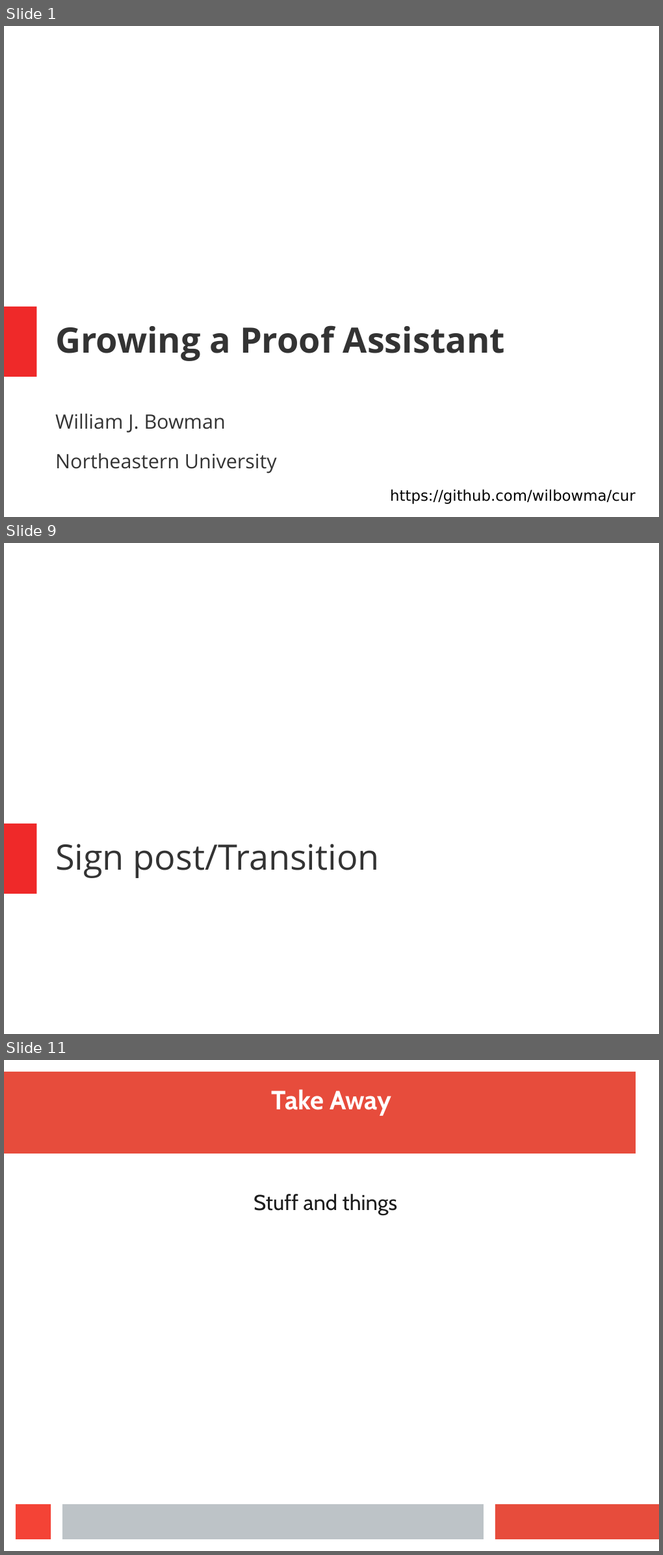
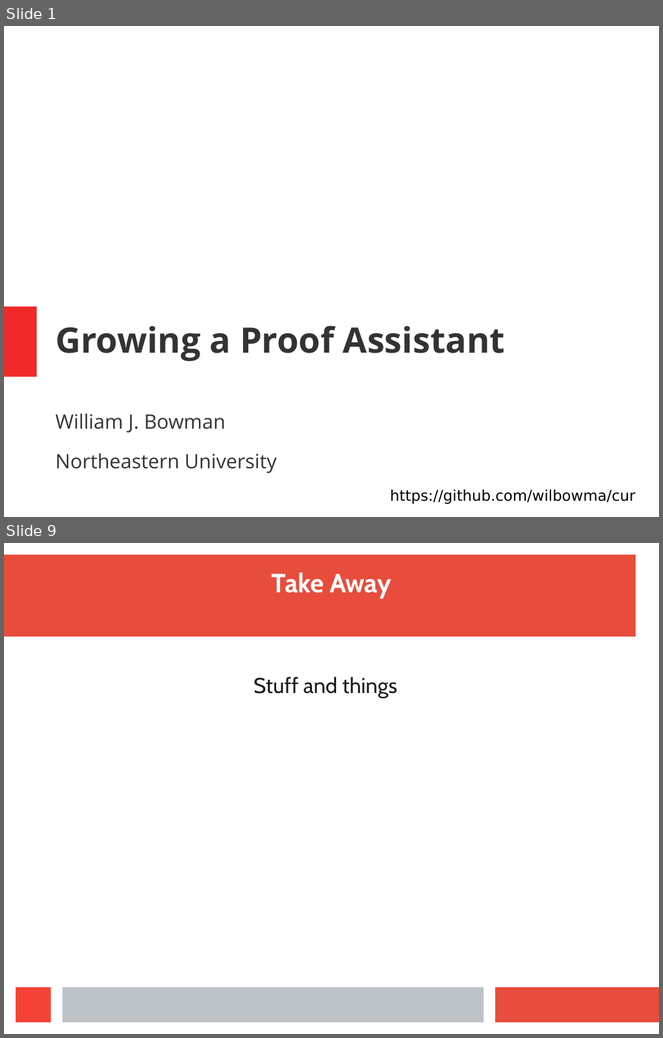
Before and after one commit to wilbowma/cur, a slide deck: hope-2016/slides.odp. Shown one above the other, each under a label of ours: slides 1, 9 and 11 before the commit, slides 1 and 9 after it; the slides between them are not shown. The pictures are 663x1555 and 663x1038 pixels, drawn with LibreOffice and Linux fonts; fonts in the diff are those of the drawing. Boxes give left, top, right and bottom in pixels: in the first picture for what was removed or moved away, otherwise in the second. Text is boxed around its words. In the diff, an @@ line names an element or a change of style, - is before the commit and + after.

```diff
--- a/hope-2016/slides.odp
+++ b/hope-2016/slides.odp
@@ slide 9 removed at (4,543,659,1034), background #FFFFFF; not listed: 1 template element that a slide beside it also shows @@
@@ title removed at (55,844,380,878) @@
-Sign post/Transition
@@ what was slide 11 is now slide 9 @@
```
Also in this commit, not shown: 7 slides added, 8 other slides removed, 2 other files.
